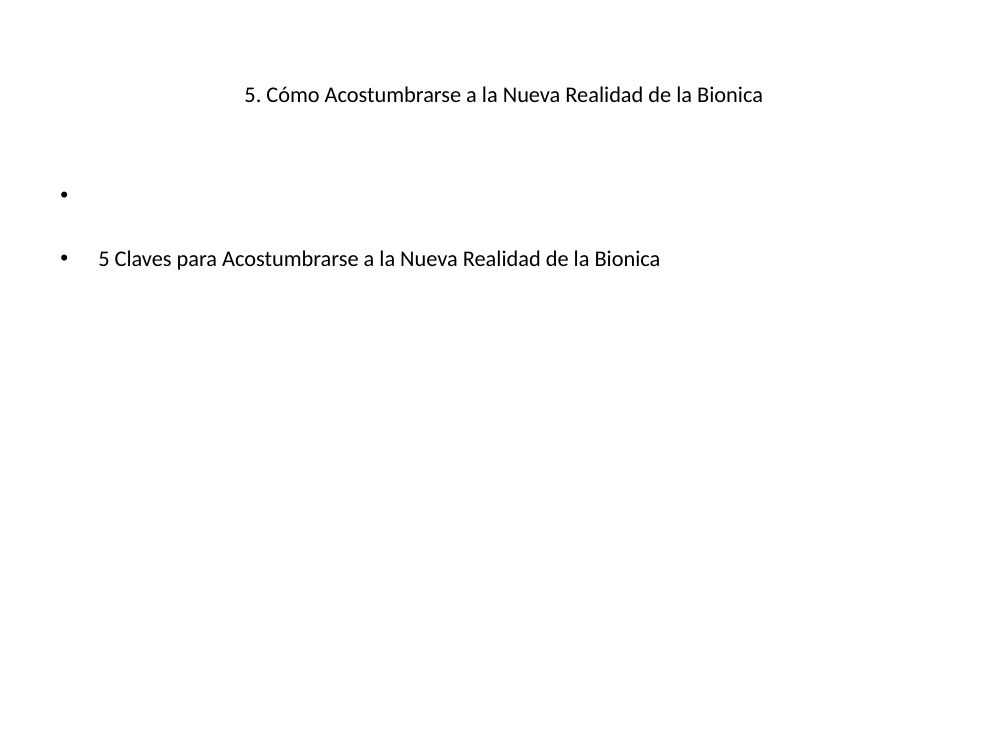
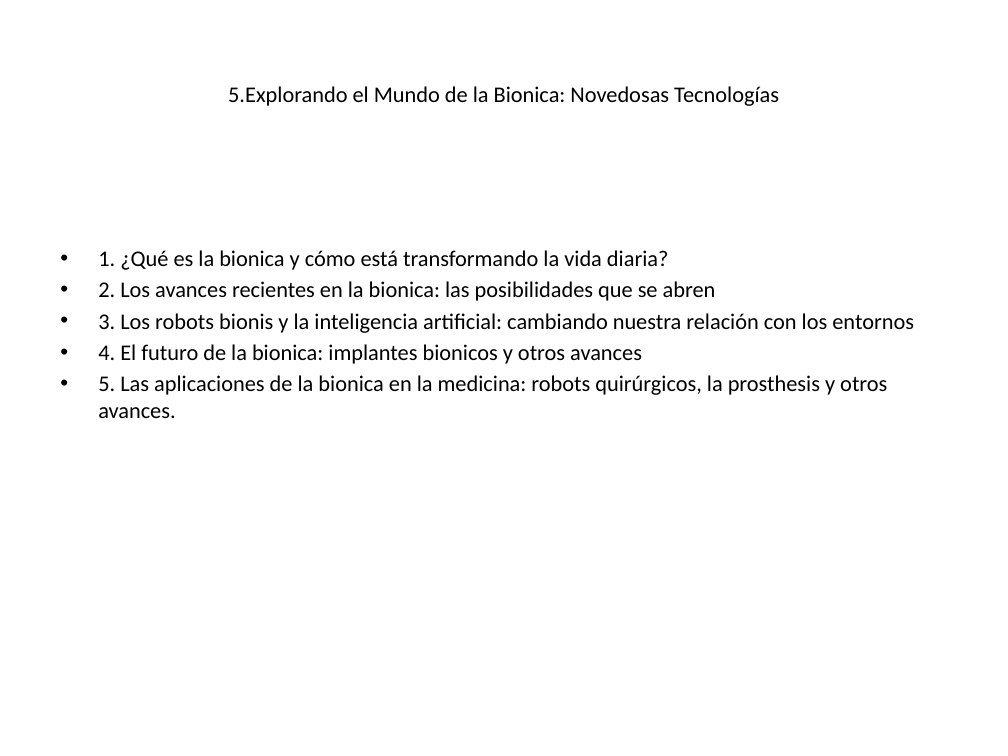
Before and after one commit to landoledesma/texto_ppt, a slide deck: slide 6 of generated_ppt/la bionica_presentation.pptx. Drawn at 1008x756 pixels with LibreOffice and Linux fonts; fonts in the diff are those of the drawing. Boxes give left, top, right and bottom in pixels: in the first picture for what was removed or moved away, otherwise in the second. Text is boxed around its words. In the diff, an @@ line names an element or a change of style, - is before the commit and + after.

```diff
--- a/generated_ppt/la bionica_presentation.pptx
+++ b/generated_ppt/la bionica_presentation.pptx
@@ title at <box>228,86,779,106</box>: text changed @@
-5. Cómo Acostumbrarse a la Nueva Realidad de la Bionica
+5.Explorando el Mundo de la Bionica: Novedosas Tecnologías
@@ text at <box>98,250,914,418</box>: text changed @@
-• 5 Claves para Acostumbrarse a la Nueva Realidad de la Bionica
+• 1. ¿Qué es la bionica y cómo está transformando la vida diaria?
+• 2. Los avances recientes en la bionica: las posibilidades que se abren
+• 3. Los robots bionis y la inteligencia artificial: cambiando nuestra relación con los entornos
+• 4. El futuro de la bionica: implantes bionicos y otros avances
+• 5. Las aplicaciones de la bionica en la medicina: robots quirúrgicos, la prosthesis y otros avances.
```
Also in this commit, not shown: 4 other slides changed, 3 other files.
